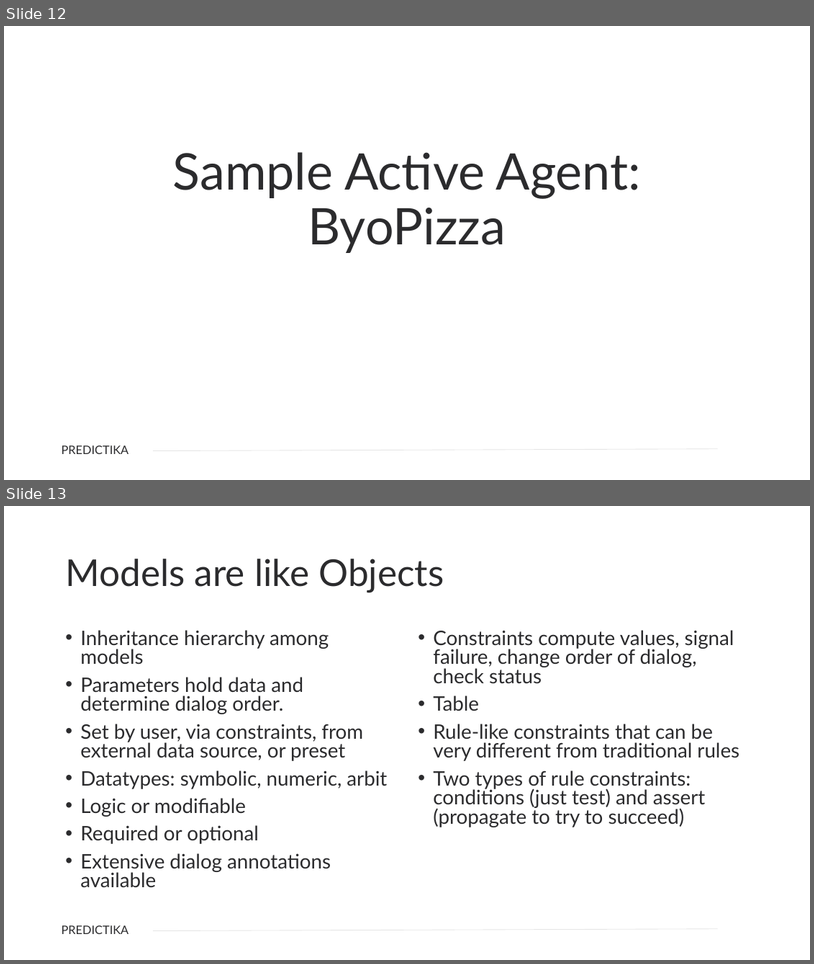
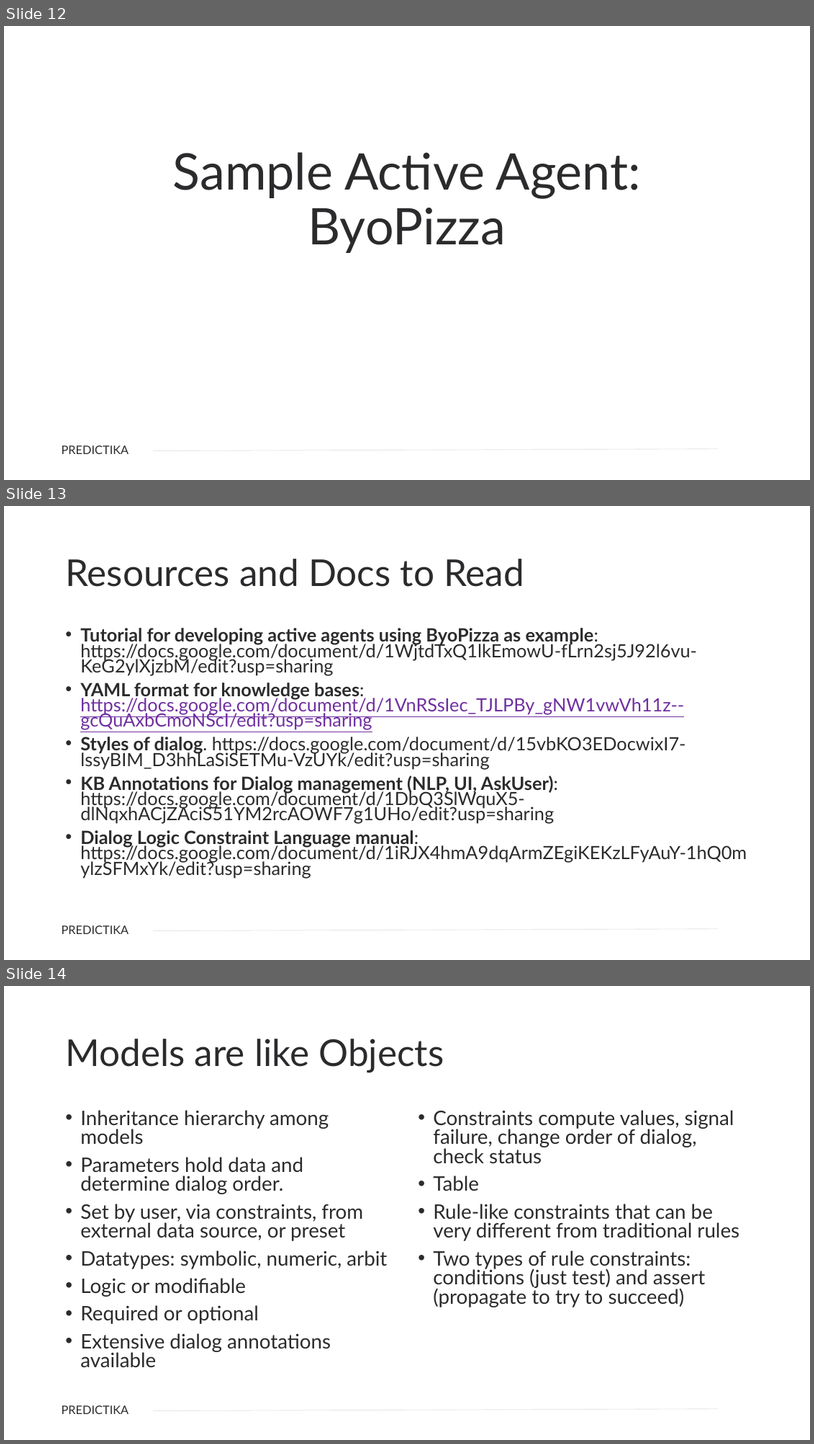
Before and after one commit to Predictika/Training, a slide deck: Predictika Training.pptx. Shown one above the other, each under a label of ours: slides 12 and 13 before the commit, slides 12, 13 and 14 after it. The pictures are 814x964 and 814x1444 pixels, drawn with LibreOffice and Linux fonts; fonts in the diff are those of the drawing; background and template pictures are left out. Boxes give left, top, right and bottom in pixels: in the first picture for what was removed or moved away, otherwise in the second. Text is boxed around its words. In the diff, an @@ line names an element or a change of style, - is before the commit and + after.

```diff
--- a/Predictika Training.pptx
+++ b/Predictika Training.pptx
@@ slide 13 added at bbox=[4, 506, 810, 960], background #FFFFFF; not listed: 2 template elements that a slide beside it also shows @@
@@ title added at bbox=[65, 559, 525, 587], 44 pt, text #2B2B2D @@
+Resources and Docs to Read
@@ text added at bbox=[80, 628, 747, 878], 21.7 pt, text #2B2B2D @@
+• Tutorial for developing active agents using ByoPizza as example: https://docs.google.com/document/d/1WjtdTxQ1lkEmowU-fLrn2sj5J92l6vu-KeG2ylXjzbM/edit?usp=sharing
+• YAML format for knowledge bases: https://docs.google.com/document/d/1VnRSsIec_TJLPBy_gNW1vwVh11z--gcQuAxbCmoNScI/edit?usp=sharing
+• Styles of dialog. https://docs.google.com/document/d/15vbKO3EDocwixI7-lssyBIM_D3hhLaSiSETMu-VzUYk/edit?usp=sharing
+• KB Annotations for Dialog management (NLP, UI, AskUser): https://docs.google.com/document/d/1DbQ3SlWquX5-dlNqxhACjZAciS51YM2rcAOWF7g1UHo/edit?usp=sharing
+• Dialog Logic Constraint Language manual: https://docs.google.com/document/d/1iRJX4hmA9dqArmZEgiKEKzLFyAuY-1hQ0mylzSFMxYk/edit?usp=sharing
@@ what was slide 13 is now slide 14 @@
```
Also in this commit, not shown: 1 slide changed, 5 other files.
